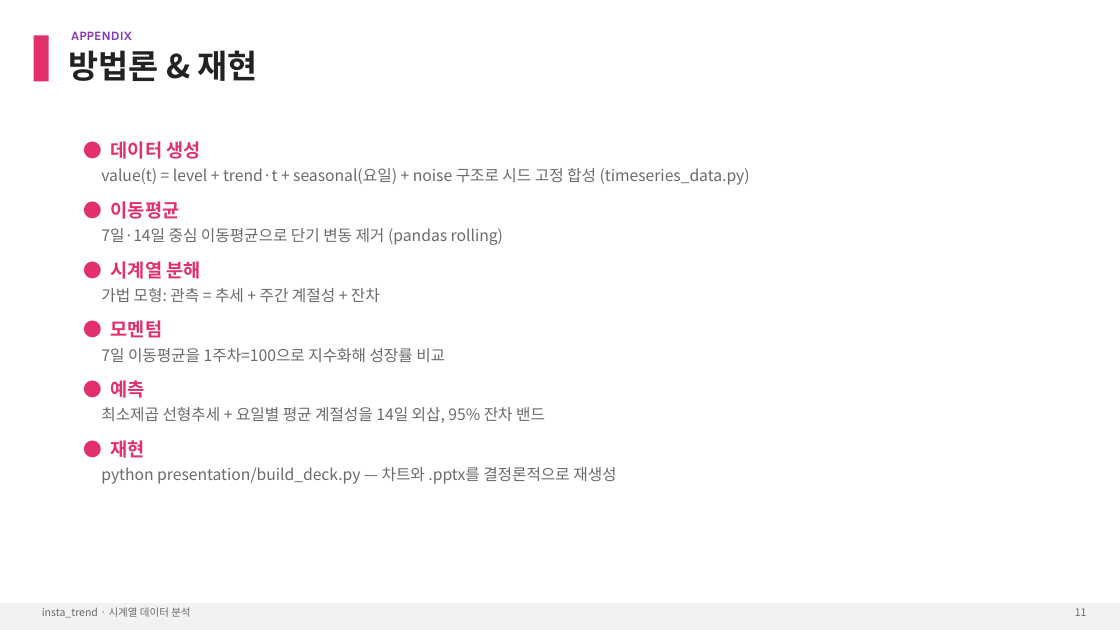
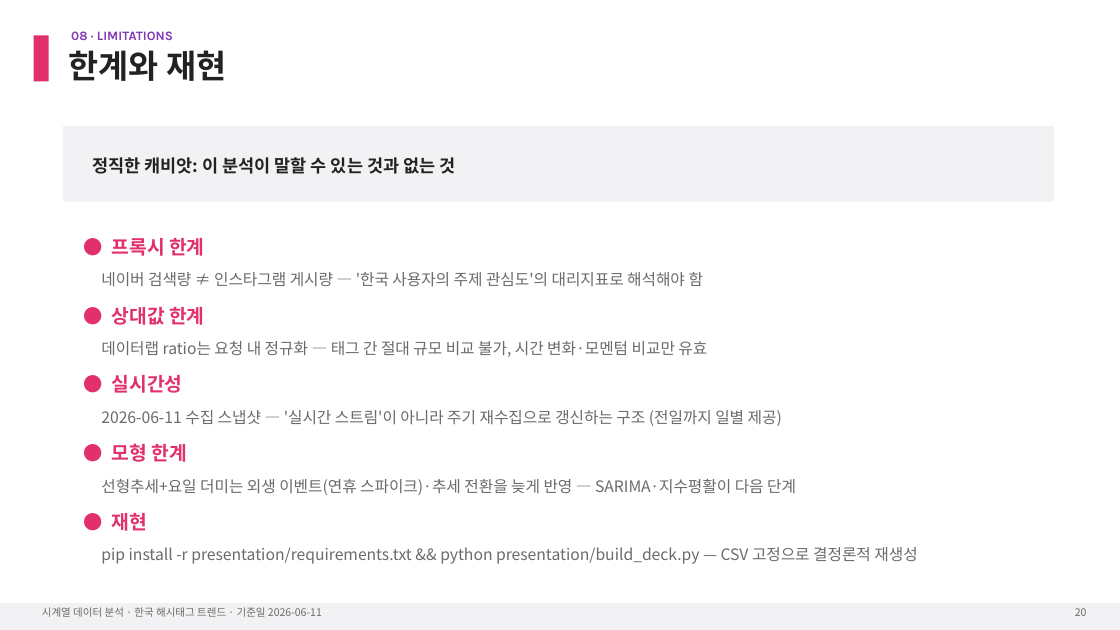
Before and after one commit to iluv4/insta_trend, a slide deck: slide 24 of presentation/insta_trend_timeseries.pptx (slide 14 before the commit). Drawn at 1120x630 pixels with LibreOffice and Linux fonts; fonts in the diff are those of the drawing. Boxes give left, top, right and bottom in pixels: in the first picture for what was removed or moved away, otherwise in the second. Text is boxed around its words. In the diff, an @@ line names an element or a change of style, - is before the commit and + after.

```diff
--- a/presentation/insta_trend_timeseries.pptx
+++ b/presentation/insta_trend_timeseries.pptx
@@ text at (69,50,226,81): text changed @@
-방법론 & 재현
+한계와 재현
@@ text at (71,31,173,40): text changed @@
-APPENDIX
+08 · LIMITATIONS
@@ rectangle added at (63,126,1054,202), fill #F2F2F4 @@
@@ text removed at (101,141,750,484) @@
-● 데이터 생성
-value(t) = level + trend·t + seasonal(요일) + noise 구조로 시드 고정 합성 (timeseries_data.py)
-● 이동평균
-7일·14일 중심 이동평균으로 단기 변동 제거 (pandas rolling)
-● 시계열 분해
-가법 모형: 관측 = 추세 + 주간 계절성 + 잔차
-● 모멘텀
-7일 이동평균을 1주차=100으로 지수화해 성장률 비교
-● 예측
-최소제곱 선형추세 + 요일별 평균 계절성을 14일 외삽, 95% 잔차 밴드
-● 재현
-python presentation/build_deck.py — 차트와 .pptx를 결정론적으로 재생성
@@ text added at (92,157,455,174), 15 pt, text #222222, bold @@
+정직한 캐비앗: 이 분석이 말할 수 있는 것과 없는 것
@@ text added at (101,238,917,564), 13.5 pt, text #6B6B6B @@
+● 프록시 한계
+네이버 검색량 ≠ 인스타그램 게시량 — '한국 사용자의 주제 관심도'의 대리지표로 해석해야 함
+● 상대값 한계
+데이터랩 ratio는 요청 내 정규화 — 태그 간 절대 규모 비교 불가, 시간 변화·모멘텀 비교만 유효
+● 실시간성
+2026-06-11 수집 스냅샷 — '실시간 스트림'이 아니라 주기 재수집으로 갱신하는 구조 (전일까지 일별 제공)
+● 모형 한계
+선형추세+요일 더미는 외생 이벤트(연휴 스파이크)·추세 전환을 늦게 반영 — SARIMA·지수평활이 다음 단계
+● 재현
+pip install -r presentation/requirements.txt && python presentation/build_deck.py — CSV 고정으로 결정론적 재생성
@@ text at (42,607,322,617): text changed @@
-insta_trend · 시계열 데이터 분석
+시계열 데이터 분석 · 한국 해시태그 트렌드 · 기준일 2026-06-11
@@ text at (1075,608,1087,616): text changed @@
-11
+20
```
Also in this commit, not shown: 11 other slides changed, 12 slides added, 2 slides removed, 14 other files.
